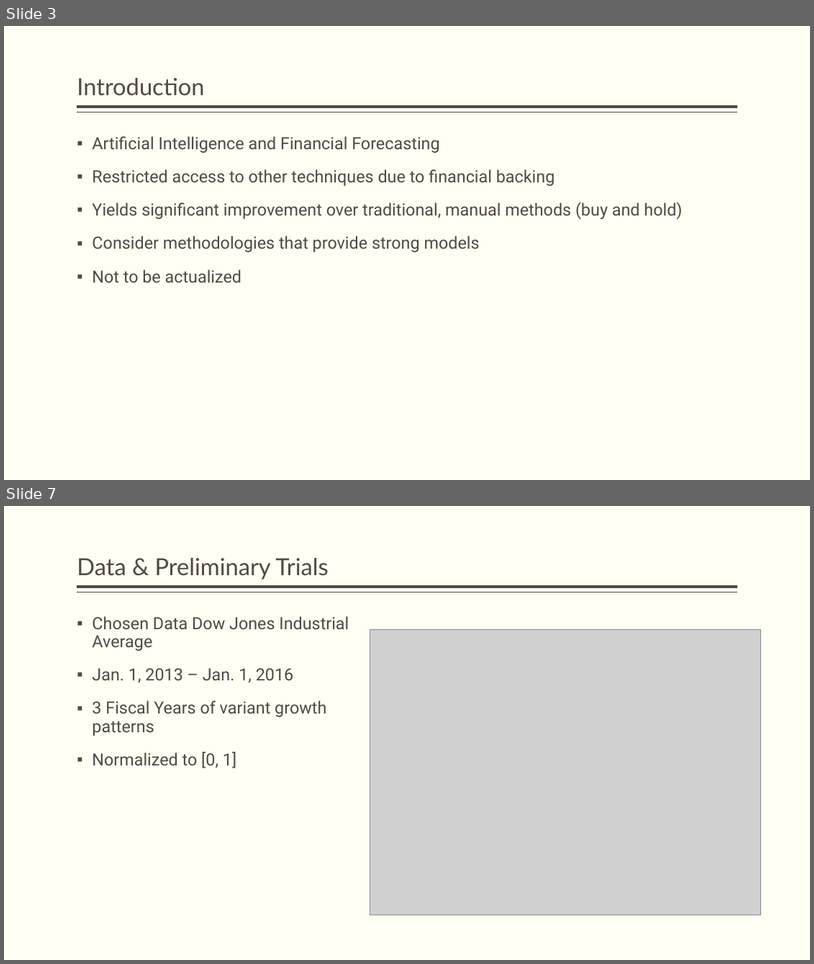
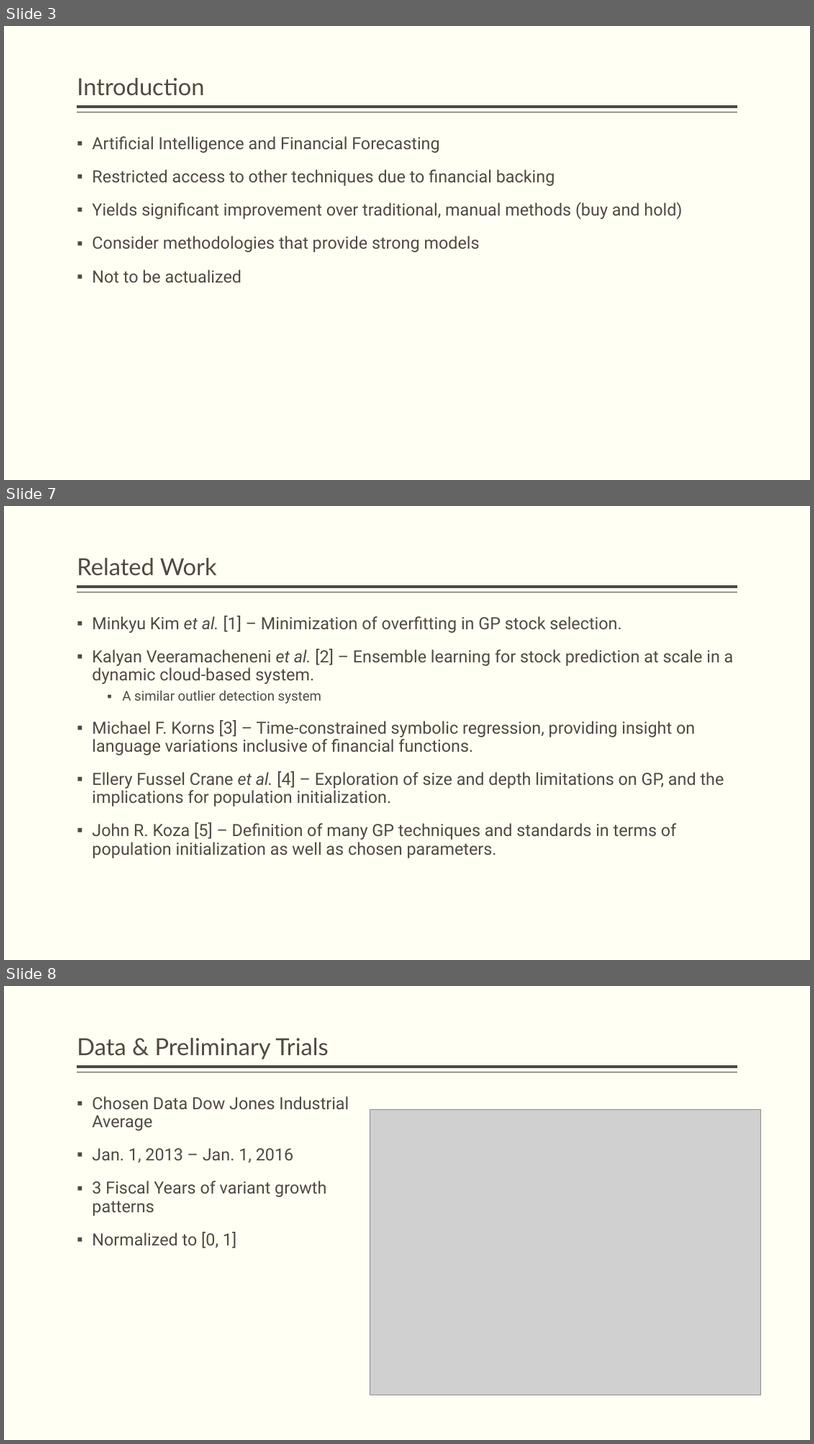
Before and after one commit to JamesEarle/GPP, a slide deck: GPP_Defense.pptx. Shown one above the other, each under a label of ours: slides 3 and 7 before the commit, slides 3, 7 and 8 after it; the slides between them are not shown. The pictures are 814x964 and 814x1444 pixels, drawn with LibreOffice and Linux fonts; fonts in the diff are those of the drawing; grey boxes stand for pictures. Boxes give left, top, right and bottom in pixels: in the first picture for what was removed or moved away, otherwise in the second. Text is boxed around its words. In the diff, an @@ line names an element or a change of style, - is before the commit and + after.

```diff
--- a/GPP_Defense.pptx
+++ b/GPP_Defense.pptx
@@ slide 7 added at (x1=4, y1=506, x2=810, y2=960), background #FFFFF3; not listed: 2 template elements that a slide beside it also shows @@
@@ title added at (x1=77, y1=558, x2=217, y2=576), 28 pt, text #514843 @@
+Related Work
@@ text added at (x1=92, y1=615, x2=734, y2=858), 20 pt, text #514843 @@
+▪ Minkyu Kim et al. [1] – Minimization of overfitting in GP stock selection.
+▪ Kalyan Veeramacheneni et al. [2] – Ensemble learning for stock prediction at scale in a dynamic cloud-based system.
+  ▪ A similar outlier detection system
+▪ Michael F. Korns [3] – Time-constrained symbolic regression, providing insight on language variations inclusive of financial functions.
+▪ Ellery Fussel Crane et al. [4] – Exploration of size and depth limitations on GP, and the implications for population initialization.
+▪ John R. Koza [5] – Definition of many GP techniques and standards in terms of population initialization as well as chosen parameters.
@@ what was slide 7 is now slide 8 @@
```
Also in this commit, not shown: 8 slides changed, 3 other slides added.
